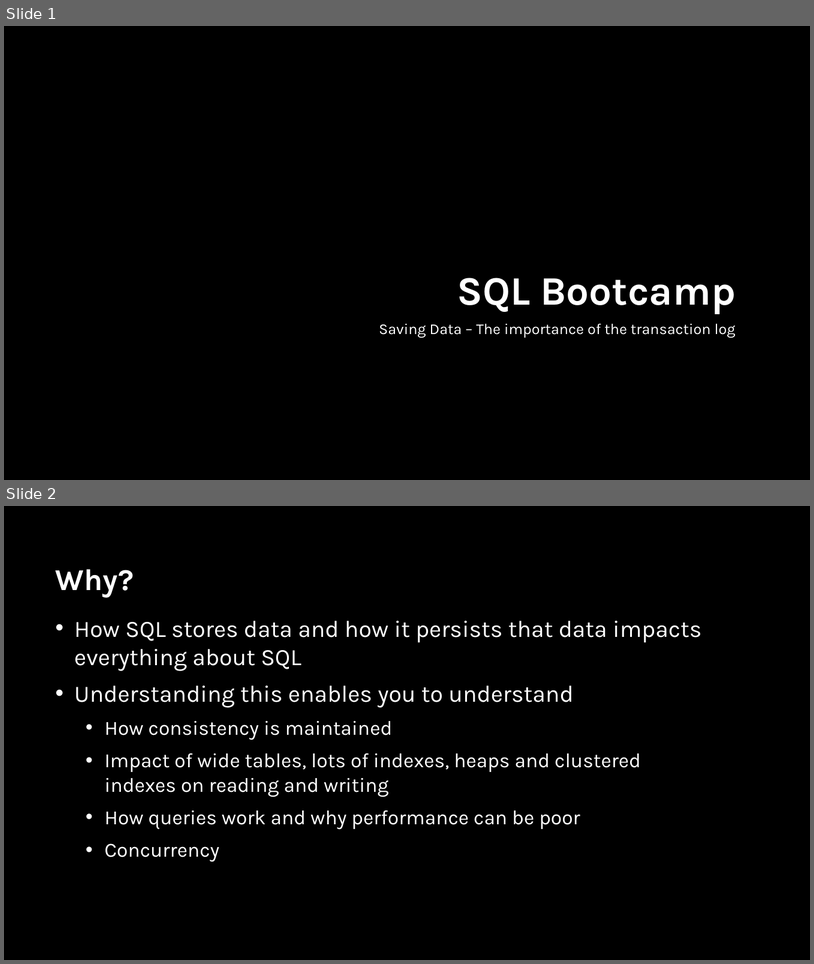
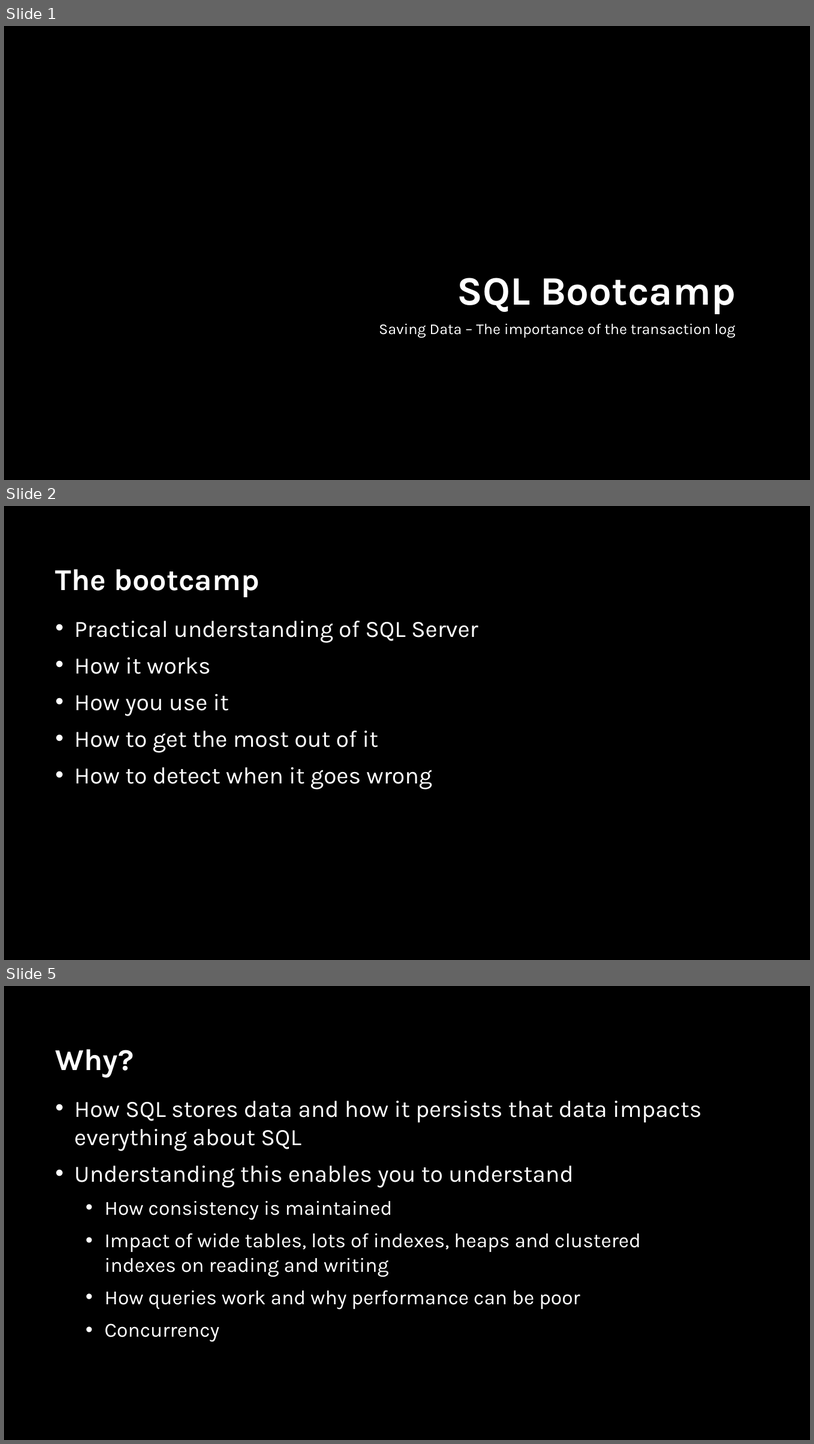
Before and after one commit to sabinio/SQLTraining, a slide deck: Slides/1. Logging.pptx. Shown one above the other, each under a label of ours: slides 1 and 2 before the commit, slides 1, 2 and 5 after it; the slides between them are not shown. The pictures are 814x964 and 814x1444 pixels, drawn with LibreOffice and Linux fonts; fonts in the diff are those of the drawing; background and template pictures are left out. Boxes give left, top, right and bottom in pixels: in the first picture for what was removed or moved away, otherwise in the second. Text is boxed around its words. In the diff, an @@ line names an element or a change of style, - is before the commit and + after.

```diff
--- a/Slides/1. Logging.pptx
+++ b/Slides/1. Logging.pptx
@@ slide 2 added at (4,506,810,960), background picture (left out) @@
@@ title added at (56,569,260,597), 36 pt, text #FFFFFF, bold @@
+The bootcamp
@@ text added at (74,621,479,789), 28 pt, text #FFFFFF @@
+• Practical understanding of SQL Server
+• How it works
+• How you use it
+• How to get the most out of it
+• How to detect when it goes wrong
@@ what was slide 2 is now slide 5 @@
```
Also in this commit, not shown: 2 slides changed, 2 other slides added.
